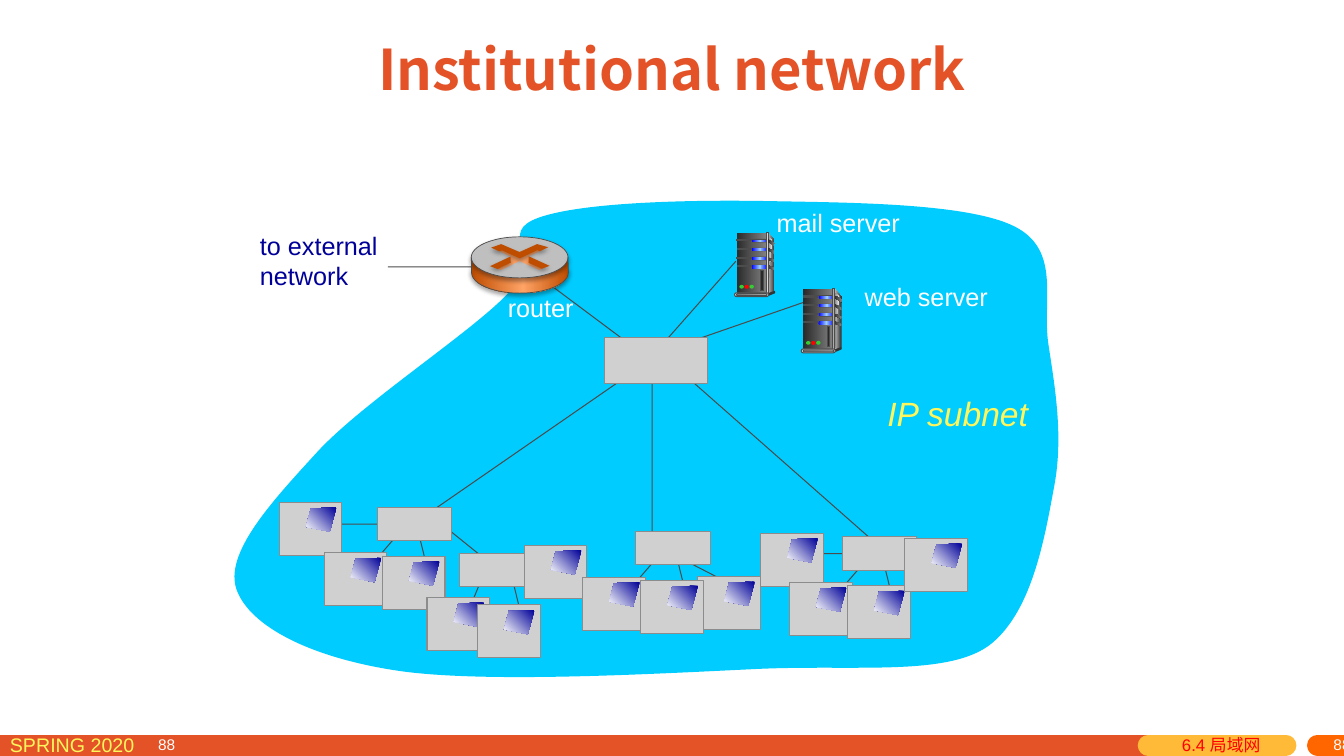
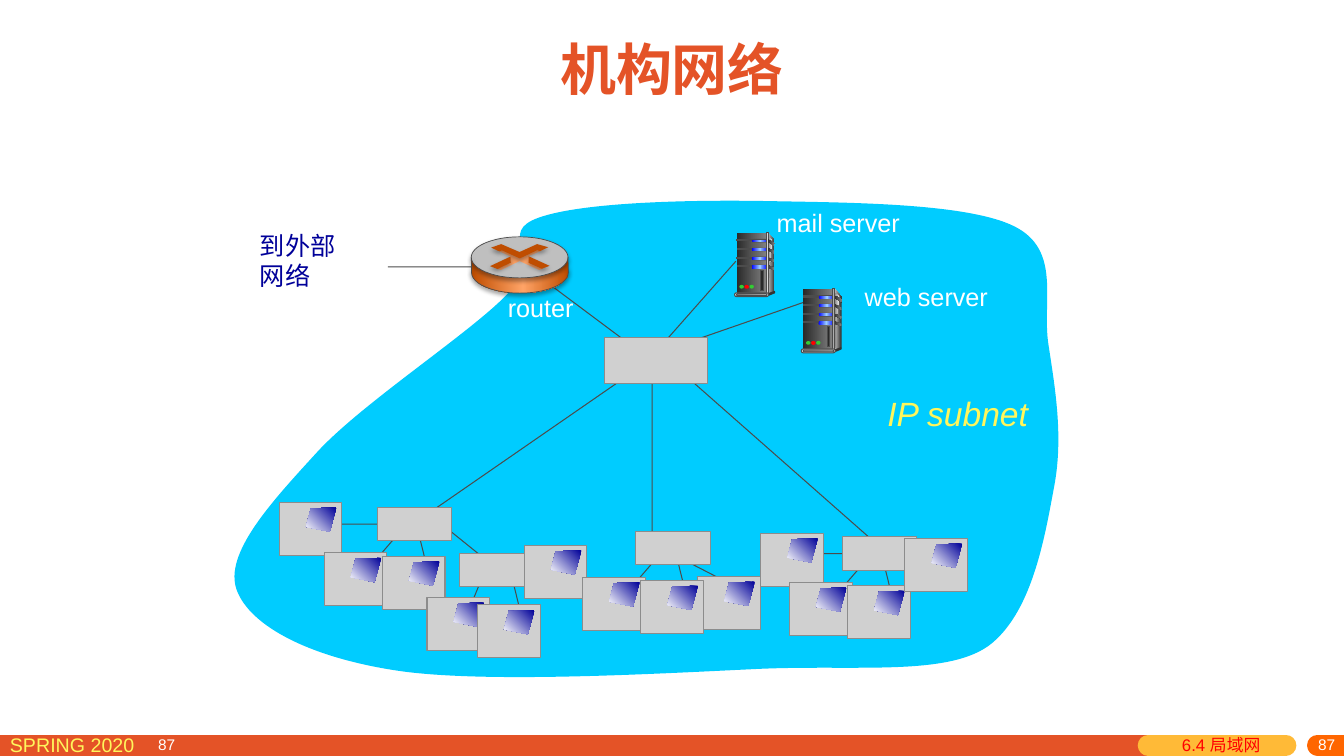
Before and after one commit to network-distributed/presentations, a slide deck: slide 87 of chapter6_cn.pptx (slide 88 before the commit). Drawn at 1344x756 pixels with LibreOffice and Linux fonts; fonts in the diff are those of the drawing; grey boxes stand for pictures. Boxes give left, top, right and bottom in pixels: in the first picture for what was removed or moved away, otherwise in the second. Text is boxed around its words. In the diff, an @@ line names an element or a change of style, - is before the commit and + after.

```diff
--- a/chapter6_cn.pptx
+++ b/chapter6_cn.pptx
@@ title at (x1=560, y1=41, x2=784, y2=95): text changed @@
-Institutional network
+机构网络
@@ text at (x1=260, y1=233, x2=336, y2=287): text changed; font Arial to Noto Sans CJK SC @@
-to external
-network
+到外部
+网络
@@ page number at (x1=150, y1=739, x2=167, y2=750): text changed @@
-88
+87
@@ page number at (x1=158, y1=739, x2=175, y2=750): text changed @@
-88
+87
@@ page number at (x1=164, y1=739, x2=181, y2=750): text changed @@
-88
+87
@@ page number added at (x1=1085, y1=738, x2=1344, y2=756), 11 pt, text #FFFFFF @@
+87
@@ page number removed at (x1=1100, y1=738, x2=1344, y2=756) @@
-88
@@ page number at (x1=1317, y1=739, x2=1334, y2=750): text changed @@
-88
+87
@@ page number at (x1=1333, y1=739, x2=1344, y2=742): text changed @@
-88
+87
```
Also in this commit, not shown: 110 other slides changed, 6 slides added, 7 slides removed, 1 other file.
